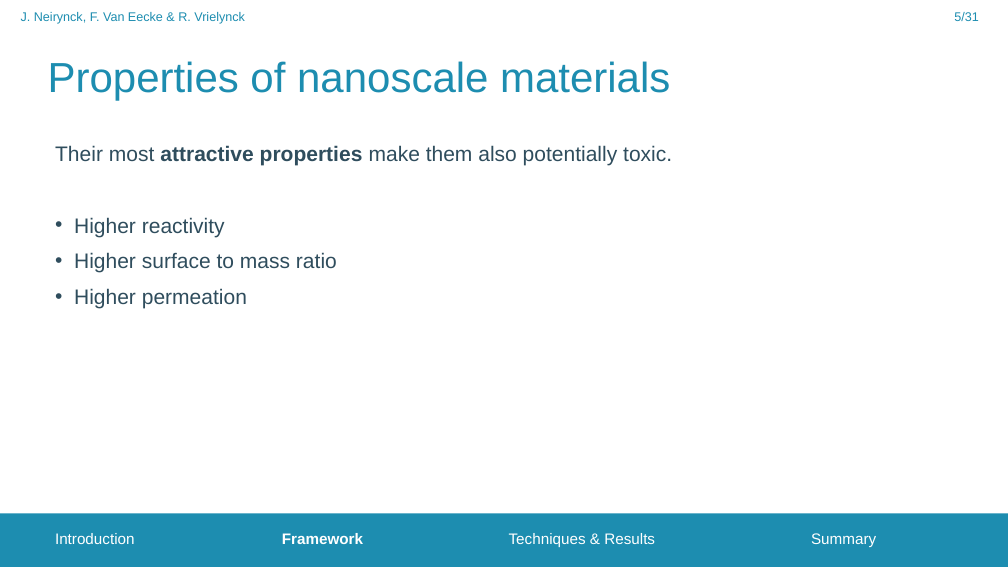
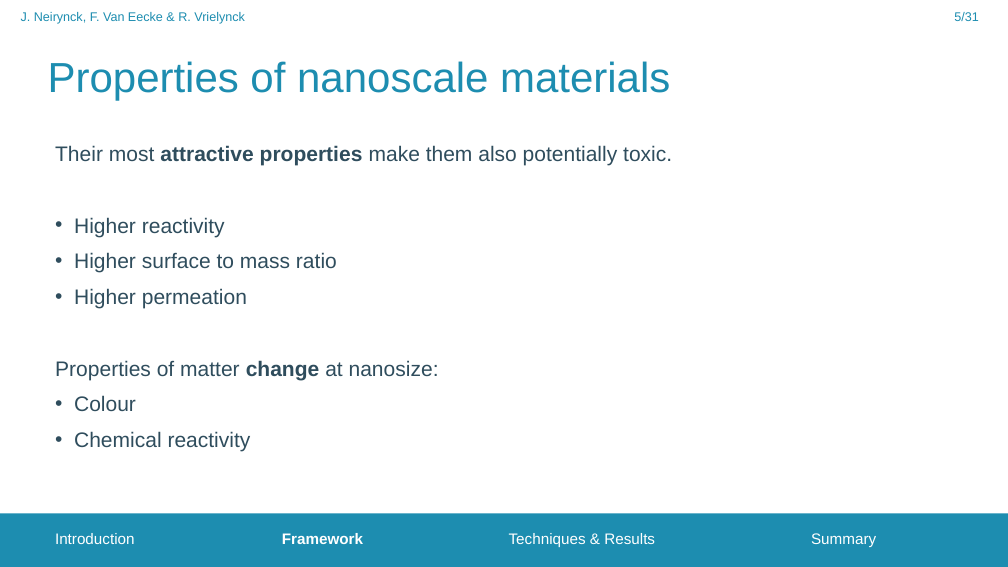
Before and after one commit to FrederikVanEecke/PresentationClusters, a slide deck: slide 5 of NanoparticleToxicity.pptx. Drawn at 1008x567 pixels with LibreOffice and Linux fonts; fonts in the diff are those of the drawing; background and template pictures are left out. Boxes give left, top, right and bottom in pixels: in the first picture for what was removed or moved away, otherwise in the second. Text is boxed around its words. In the diff, an @@ line names an element or a change of style, - is before the commit and + after.

Commit message:
update slides

```diff
--- a/NanoparticleToxicity.pptx
+++ b/NanoparticleToxicity.pptx
@@ text at (55, 360, 439, 451): paragraphs added @@
+Properties of matter change at nanosize:
+• Colour
+• Chemical reactivity
```
Also in this commit, not shown: 2 slides added.
